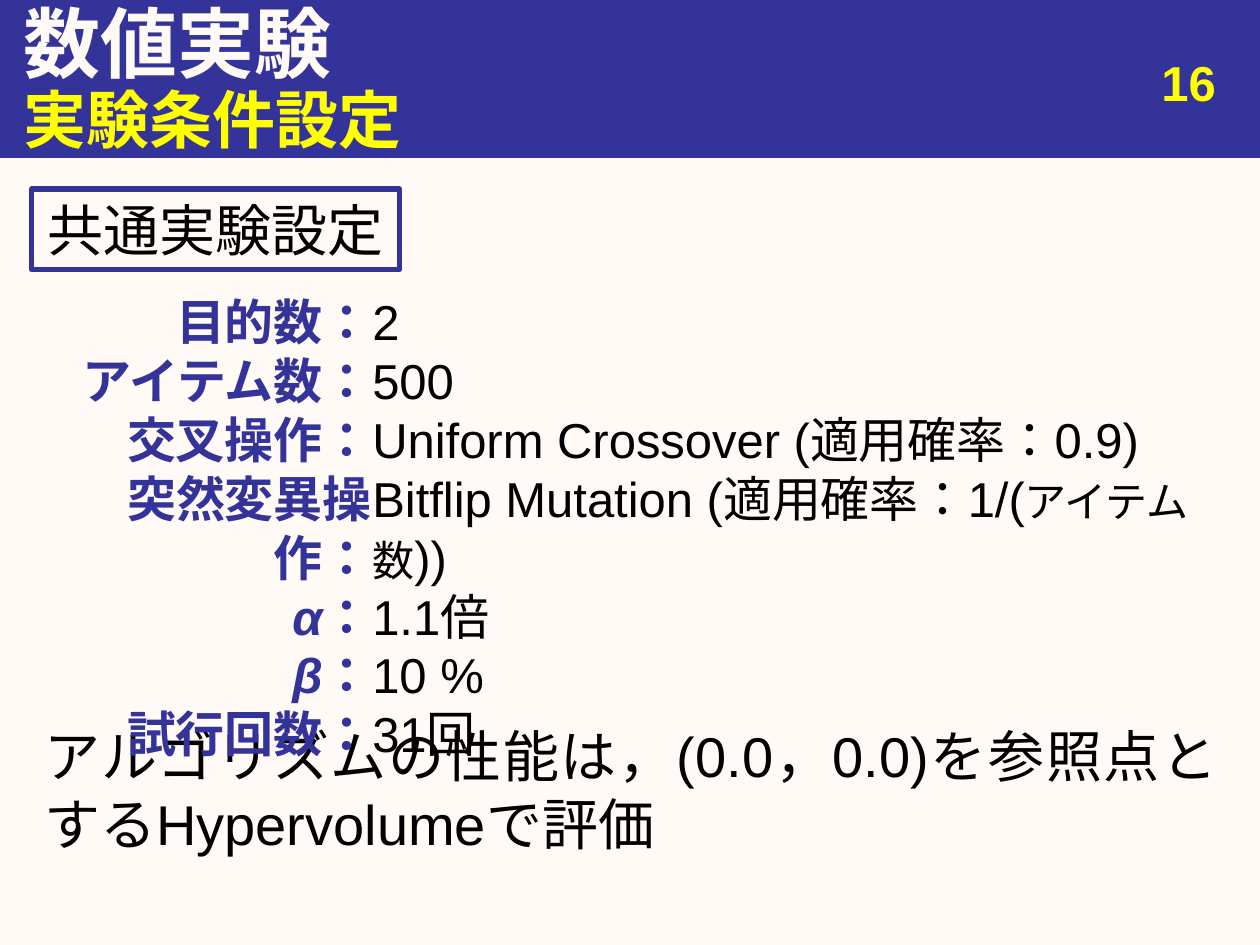
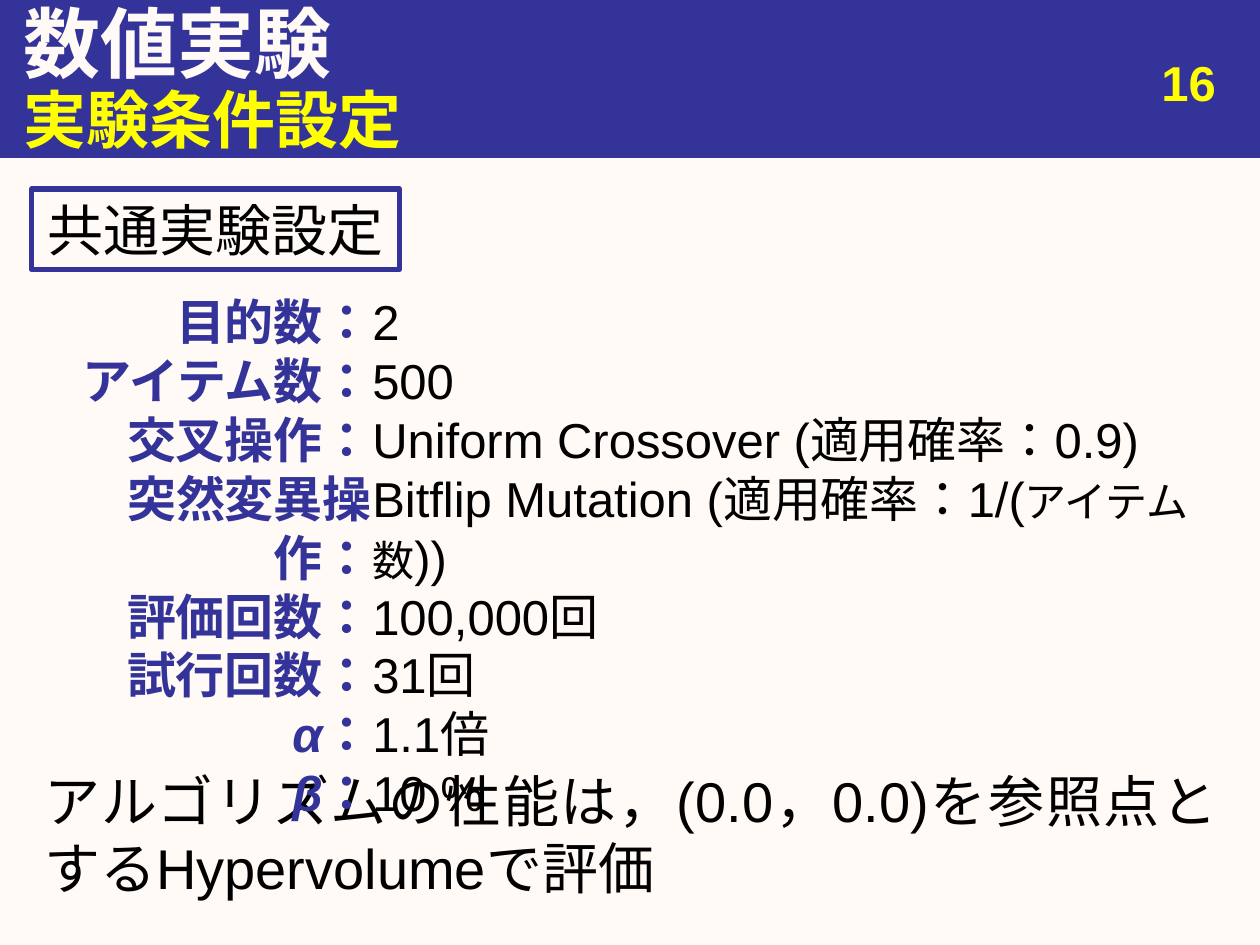
Before and after one commit to youle921/Slide-maintain, a slide deck: slide 17 of abstract/Slides/bachelor_thesis.pptx. Drawn at 1260x945 pixels with LibreOffice and Linux fonts; fonts in the diff are those of the drawing. Boxes give left, top, right and bottom in pixels: in the first picture for what was removed or moved away, otherwise in the second. Text is boxed around its words. In the diff, an @@ line names an element or a change of style, - is before the commit and + after.

```diff
--- a/abstract/Slides/bachelor_thesis.pptx
+++ b/abstract/Slides/bachelor_thesis.pptx
@@ text "アルゴリズムの性能は，(0.0，0.0)を参照点とするHypervolumeで評価" rewrapped from [44, 721, 1217, 857] to [44, 774, 1217, 901] @@
@@ text at [372, 305, 1189, 756]: paragraph removed @@
-31回
@@ text at [127, 593, 372, 698]: paragraphs added @@
+評価回数：
+試行回数：
@@ text at [372, 596, 598, 697]: paragraphs added @@
+100,000回
+31回
@@ text at [127, 710, 372, 765]: paragraph removed @@
-試行回数：
```
Also in this commit, not shown: 4 other slides changed.
